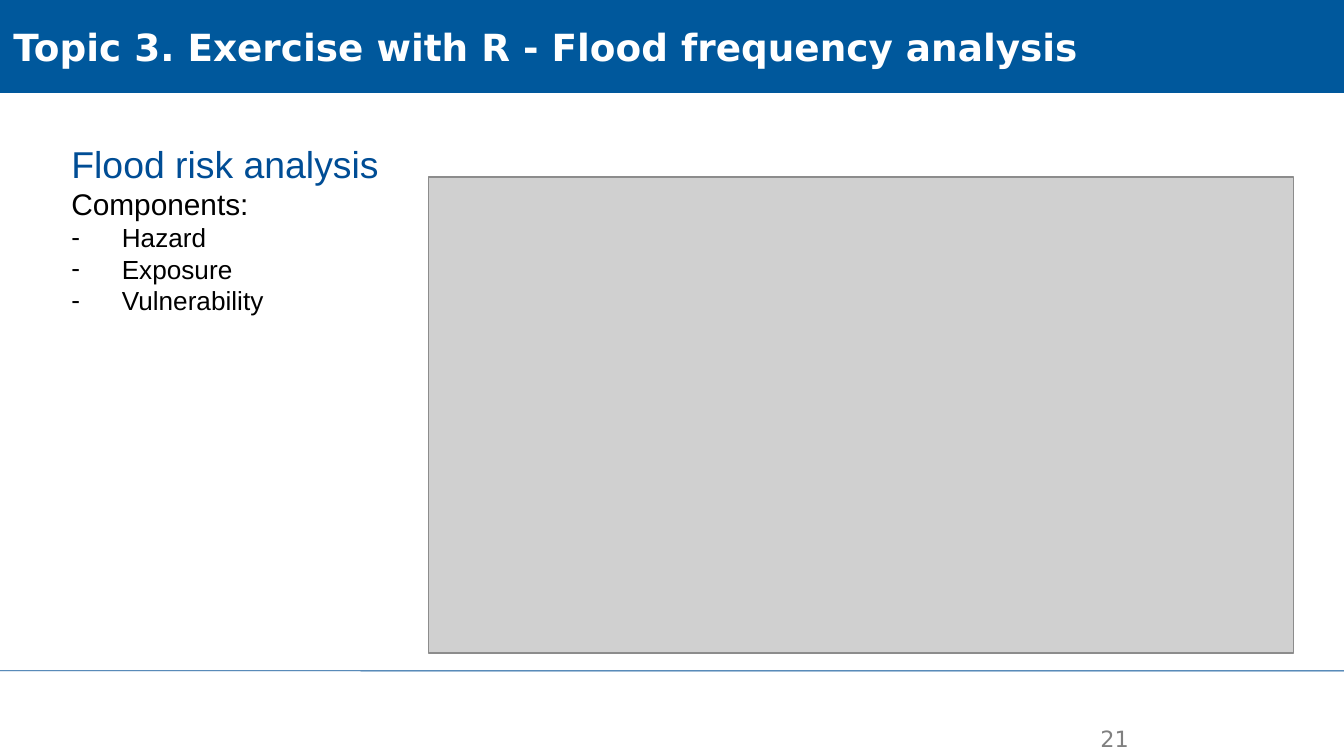
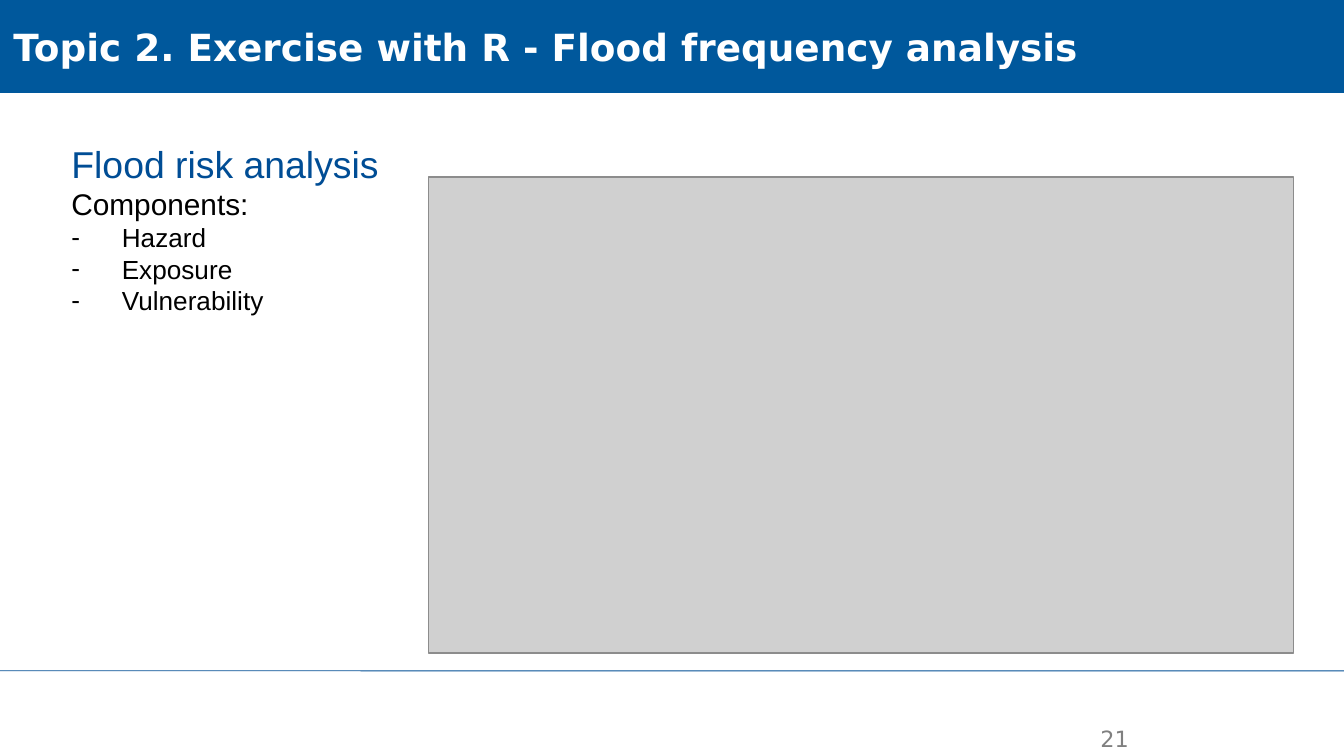
Before and after one commit to XiaoxiangGuanGFZ/FloodRiskSeminar, a slide deck: slide 21 of slides/FRS_exercise_R.pptx. Drawn at 1344x756 pixels with LibreOffice and Linux fonts; fonts in the diff are those of the drawing; grey boxes stand for pictures; background and template pictures are left out. Boxes give left, top, right and bottom in pixels: in the first picture for what was removed or moved away, otherwise in the second. Text is boxed around its words. In the diff, an @@ line names an element or a change of style, - is before the commit and + after.

```diff
--- a/slides/FRS_exercise_R.pptx
+++ b/slides/FRS_exercise_R.pptx
@@ text in rectangle at [13, 32, 1077, 68]: text changed @@
-Topic 3. Exercise with R - Flood frequency analysis
+Topic 2. Exercise with R - Flood frequency analysis
```
Also in this commit, not shown: 6 other slides changed.
